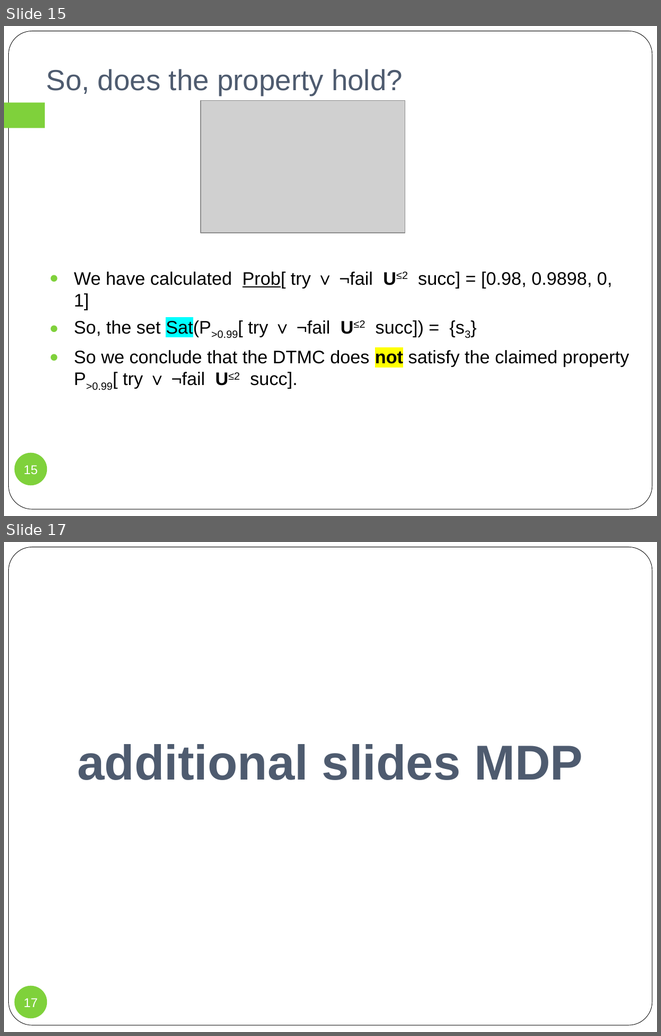
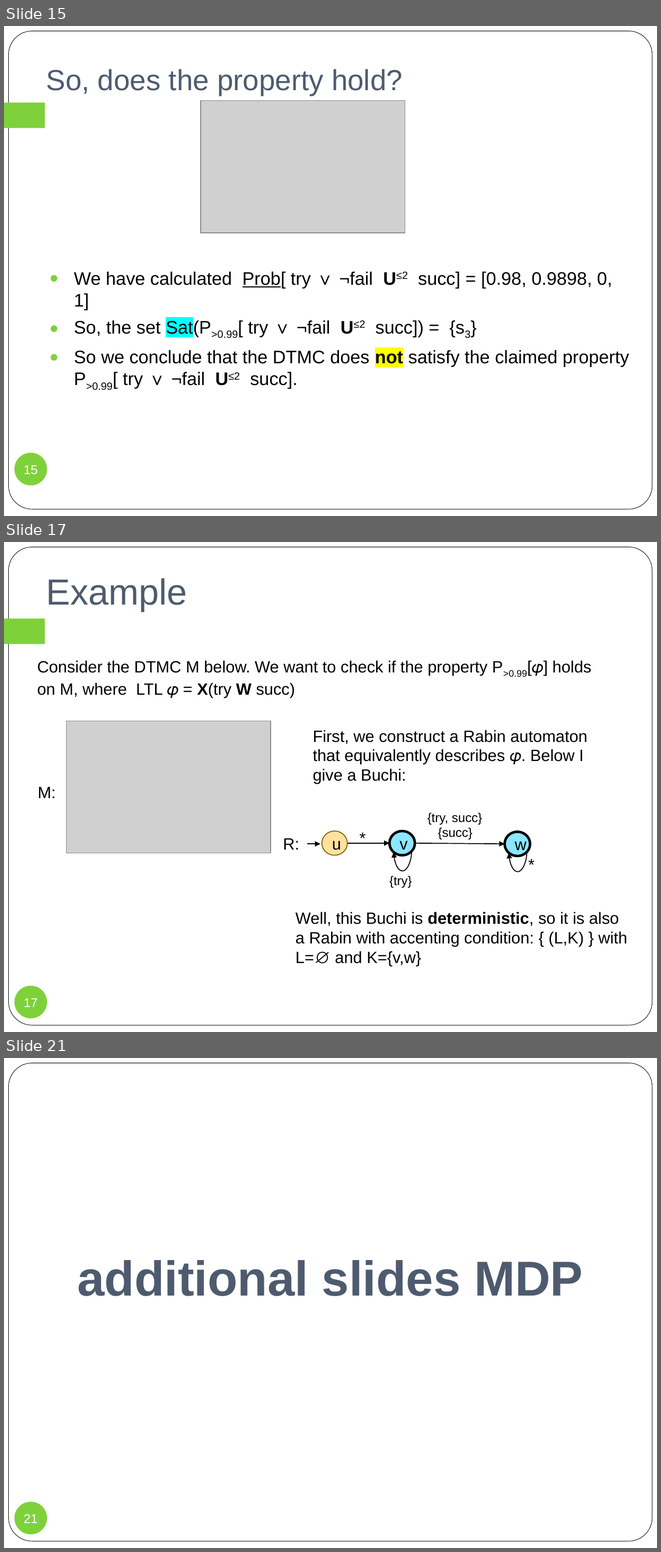
Before and after one commit to wooshrow/infopv, a slide deck: slides/PV_pmc.pptx. Shown one above the other, each under a label of ours: slides 15 and 17 before the commit, slides 15, 17 and 21 after it; the slides between them are not shown. The pictures are 661x1036 and 661x1552 pixels, drawn with LibreOffice and Linux fonts; fonts in the diff are those of the drawing; grey boxes stand for pictures. Boxes give left, top, right and bottom in pixels: in the first picture for what was removed or moved away, otherwise in the second. Text is boxed around its words. In the diff, an @@ line names an element or a change of style, - is before the commit and + after.

Commit message:
adding new slides for example pltl

```diff
--- a/slides/PV_pmc.pptx
+++ b/slides/PV_pmc.pptx
@@ slide 17 added at <box>4,542,657,1032</box>, background #FFFFFF; not listed: 2 template elements that a slide beside it also shows @@
@@ title added at <box>46,578,187,611</box>, 40 pt, text #4E5B6F @@
+Example
@@ text added at <box>37,660,592,698</box>, 18 pt, text #000000 @@
+Consider the DTMC M below. We want to check if the property P>0.99[𝜑] holds on M, where LTL 𝜑 = X(try W succ)
@@ picture added at <box>67,721,271,853</box> @@
@@ text added at <box>313,730,587,784</box>, 18 pt, text #000000 @@
+First, we construct a Rabin automaton that equivalently describes 𝜑. Below I give a Buchi:
@@ text added at <box>38,786,56,798</box>, 18 pt, text #000000 @@
+M:
@@ text added at <box>353,824,373,850</box>, 18 pt, text #000000 @@
+*
@@ text added at <box>427,812,473,839</box>, 14 pt, text #000000 @@
+{try, succ}
@@ text added at <box>452,812,482,824</box>, 14 pt, text #000000 @@
+{succ}
@@ text added at <box>283,838,299,849</box>, 18 pt, text #000000 @@
+R:
@@ arrow added from (307, 844) to (321, 844), #000000 1 pt @@
@@ ellipse added at <box>322,831,347,855</box>, fill #FFE39D, outline #835E01 1 pt, 18 pt, text #000000 @@
+u
@@ arrow added from (347, 843) to (389, 843), #000000 1 pt @@
@@ ellipse added at <box>389,831,415,855</box>, fill #8BE6FF, outline #000000 2.75 pt, 18 pt, text #000000 @@
+v
@@ arrow added from (415, 843) to (505, 844), #000000 1 pt @@
@@ ellipse added at <box>505,832,530,856</box>, fill #8BE6FF, outline #000000 2.75 pt, 18 pt, text #000000 @@
+w
@@ curved arrow added from (412, 851) to (394, 852), #000000 1 pt @@
@@ curved arrow added from (527, 852) to (509, 853), #000000 1 pt @@
@@ text added at <box>522,851,541,877</box>, 18 pt, text #000000 @@
+*
@@ text added at <box>389,875,412,888</box>, 14 pt, text #000000 @@
+{try}
@@ text added at <box>296,911,627,966</box>, 18 pt, text #000000 @@
+Well, this Buchi is deterministic, so it is also a Rabin with accenting condition: { (L,K) } with L=∅ and K={v,w}
@@ page number added at <box>15,986,47,1018</box>, fill #7FD13B, 14 pt, text #FFFFFF @@
+17
@@ what was slide 17 is now slide 21 @@
@@ page number at <box>24,1514,38,1523</box>: text changed @@
-17
+21
```
Also in this commit, not shown: 1 slide changed, 3 other slides added, 2 other files.
